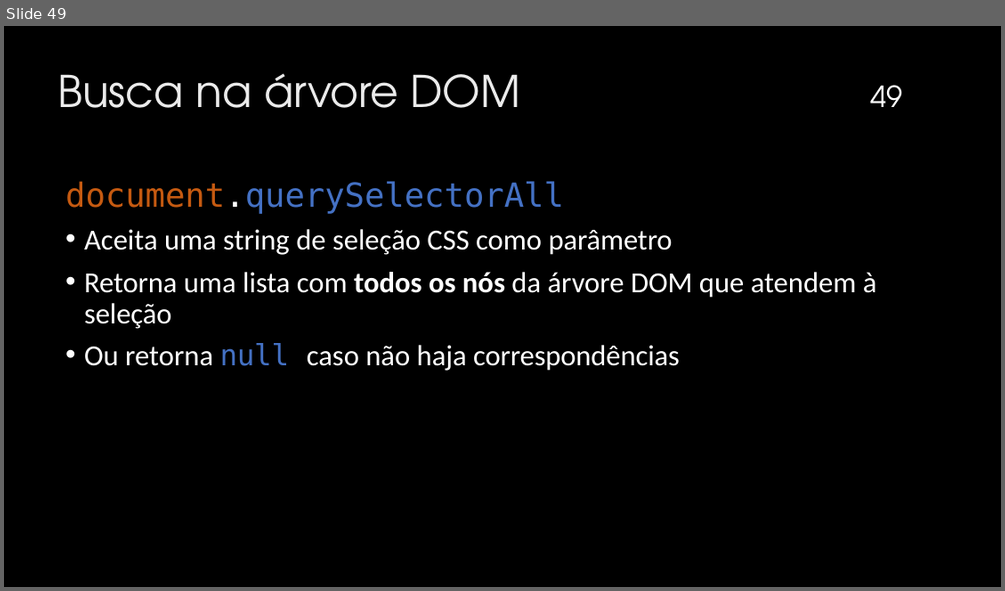
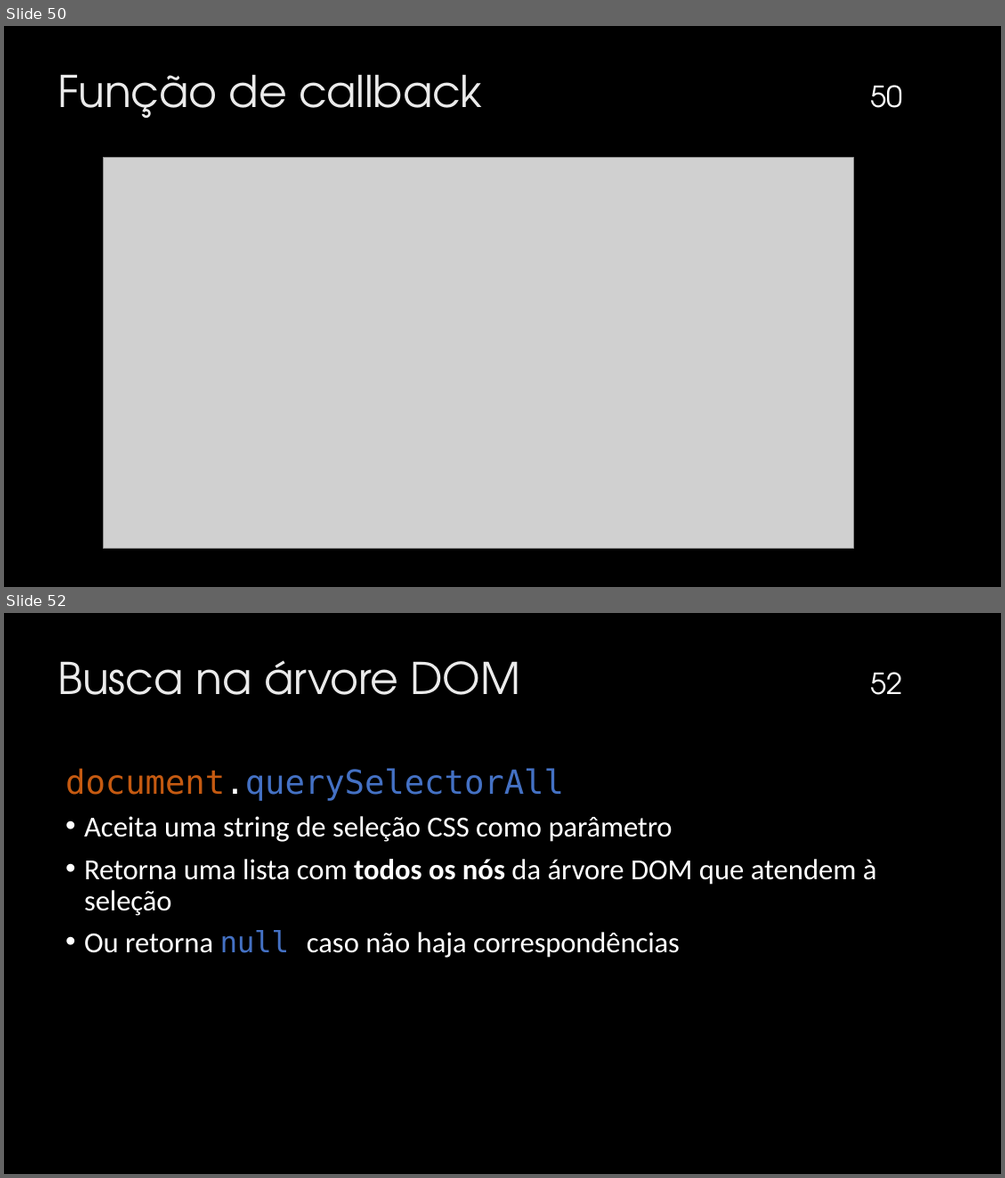
Before and after one commit to mizaelcarlos/Infonet---3-Ano-2025, a slide deck: Programação Client-Side/JavaScript.pptx. Shown one above the other, each under a label of ours: slide 49 before the commit, slides 50 and 52 after it; the slides between them are not shown. The pictures are 1005x591 and 1005x1178 pixels, drawn with LibreOffice and Linux fonts; fonts in the diff are those of the drawing; grey boxes stand for pictures; background and template pictures are left out. Boxes give left, top, right and bottom in pixels: in the first picture for what was removed or moved away, otherwise in the second. Text is boxed around its words. In the diff, an @@ line names an element or a change of style, - is before the commit and + after.

```diff
--- a/Programação Client-Side/JavaScript.pptx
+++ b/Programação Client-Side/JavaScript.pptx
@@ slide 50 added at (4, 26, 1001, 587), background picture (left out) @@
@@ title added at (58, 74, 482, 118), 42 pt, text #EBEBEB @@
+Função de callback
@@ page number added at (870, 85, 902, 108), 28 pt, text #FFFFFF @@
+50
@@ picture added at (104, 158, 853, 548) @@
@@ what was slide 49 is now slide 52 @@
@@ page number at (870, 672, 902, 695): text changed @@
-49
+52
```
Also in this commit, not shown: 16 other slides added, 3 slides removed, 16 other files.
